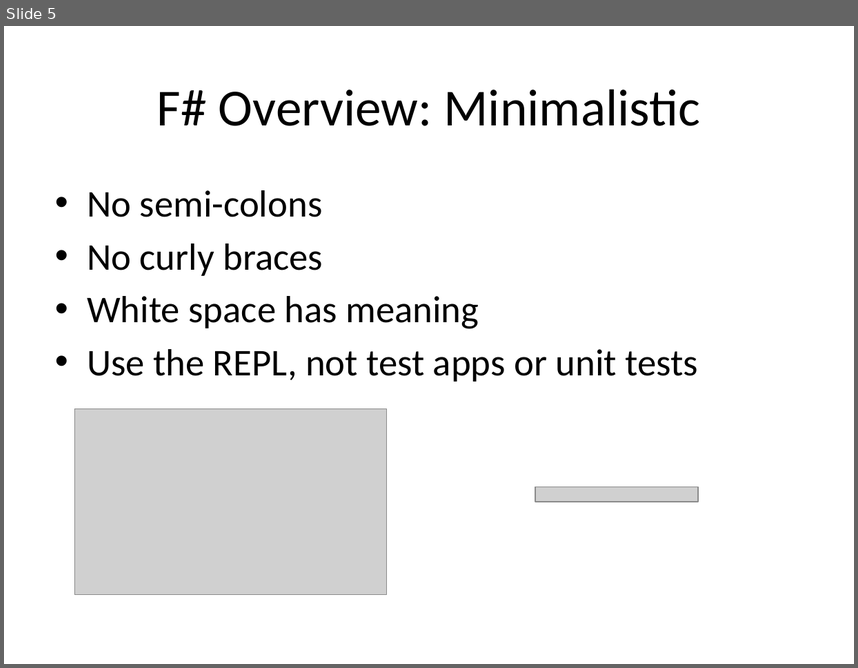
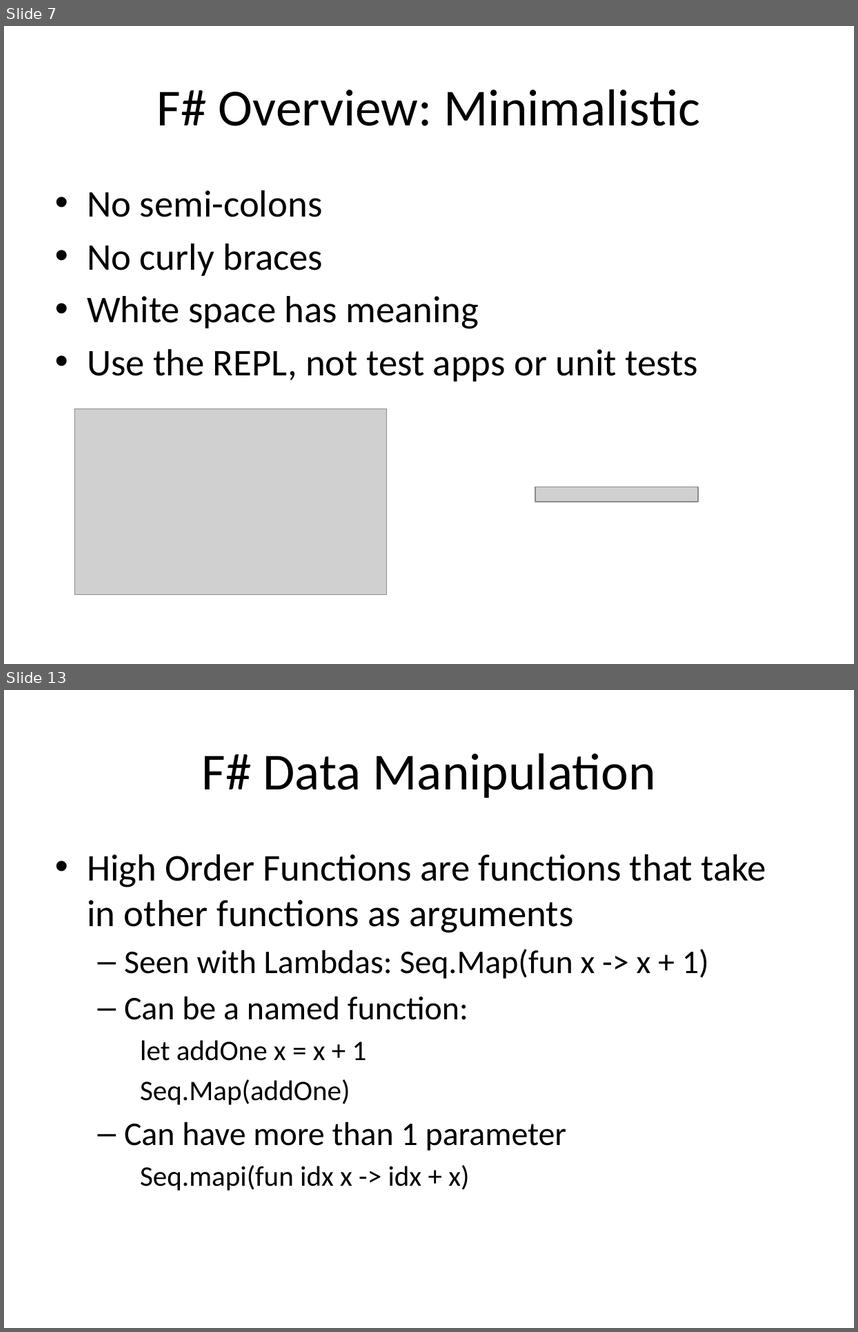
Before and after one commit to AlanGitHub00/PydataNYC, a slide deck: presentation/FSharpForData.pptx. Shown one above the other, each under a label of ours: slide 5 before the commit, slides 7 and 13 after it; the slides between them are not shown. The pictures are 858x668 and 858x1332 pixels, drawn with LibreOffice and Linux fonts; fonts in the diff are those of the drawing; grey boxes stand for pictures. Boxes give left, top, right and bottom in pixels: in the first picture for what was removed or moved away, otherwise in the second. Text is boxed around its words. In the diff, an @@ line names an element or a change of style, - is before the commit and + after.

Commit message:
Added Data Manipulation

```diff
--- a/presentation/FSharpForData.pptx
+++ b/presentation/FSharpForData.pptx
@@ slide 13 added at <box>4,690,854,1328</box>, background #FFFFFF @@
@@ title added at <box>201,753,656,798</box>, 44 pt, text #000000 @@
+F# Data Manipulation
@@ text added at <box>87,854,766,1190</box>, 28 pt, text #000000 @@
+• High Order Functions are functions that take in other functions as arguments
+  – Seen with Lambdas: Seq.Map(fun x -> x + 1)
+  – Can be a named function:
+    let addOne x = x + 1
+    Seq.Map(addOne)
+  – Can have more than 1 parameter
+    Seq.mapi(fun idx x -> idx + x)
@@ what was slide 5 is now slide 7 @@
```
Also in this commit, not shown: 1 slide changed, 11 other slides added, 8 other files.
